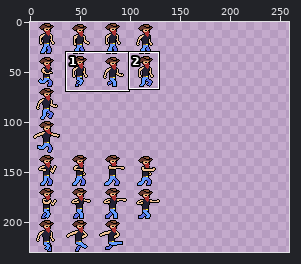
One commit to this sprite sheet: SHMULE/beat_they_arse/assets/sprites/Player/CowboyFinal-Sheet.png. Above: a wide view before the commit, with the close-up outlined.
Close-up. Before:
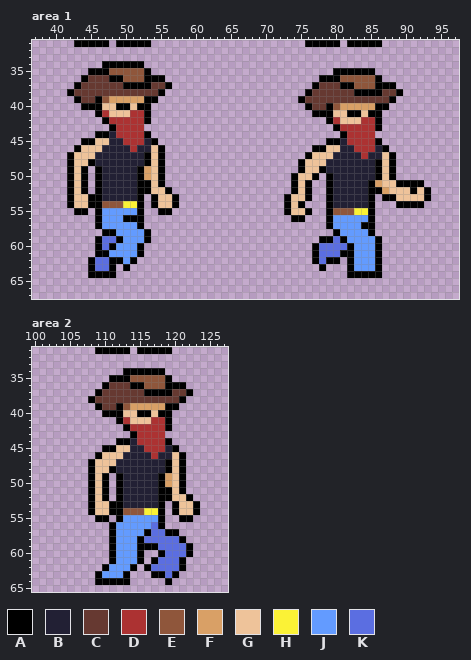
The file is 131x230 pixels. Shown: area 1: x 37..97, y 31..67; area 2: x 100..127, y 31..65. The old version is drawn lined up with the new one, on the new canvas. The wide view leaves out empty margins. The commit also changed other parts of the picture, which this record leaves out.
Palette (. is transparent): A #000000  B #222034  C #663931  D #ac3232  E #8f563b  F #d9a066  G #eec39a  H #fbf236  J #639bff  K #5b6ee1
Pixels before, area 1, first column x 42:
31 .AAAAA.AAAAA......................AAAAA.AAAAA.......
32 ....................................................
33 ....................................................
34 .....AAAAAA.........................................
35 ...AAAEEEEEA..........................AAAAAA........
36 ..ACCCAAEEEAAA......................AAAEEEEEA.......
37 .ACCCCCCAAAACCA....................ACCCAAEEEAAA.....
38 ACCCCCCCCCCCCA....................ACCCCCCAAAACCA....
39 .ACCAEFFFFFAA....................ACCCCCCCCCCCCA.....
40 ..AAAGGAAGAA......................ACCAEFFFFFAA......
41 ....ADGGGDDA.......................AAAGGAAGAA.......
42 .....ADDDDDA.........................ADGGGDDA.......
43 ......ADDDD...........................ADDDDDA.......
44 ....AABDDDDA...........................ADDDD........
45 ..AAGGBBDDDBA........................AABDDDDA.......
46 .AGGGBBBBDBBGA.....................AAGGBBDDDBA......
47 AGGGBBBBBBBAGA....................AGGGBBBBDBBGA.....
48 AGGABBBBBBBAGA...................AGGGBBBBBBBAGA.....
49 AGA.ABBBBBAFGA...................AGGABBBBBBBAGA.....
50 AGA.ABBBBBAFGA..................AGGA.ABBBBBBAGA.....
51 AGA.ABBBBBAAGA..................AGA..ABBBBBAFGGAAAA.
52 AGA.ABBBBBAAGGA.................AGA..ABBBBBAAFGGGAGA
53 AGGAABBBBBA.AGGA...............AGGA..ABBBBBA.AAGGGGA
54 AGGAAEEEHHA.AGGA...............AGA...ABBBBBA...AAAA.
55 .AA.AJJJJJA..AA................AGGA..AEEEHHA........
56 ....AJJJAAA.....................AA...AJJJJJA........
57 ....AJJJJJA..........................AJJJJAA........
58 .....AAJJJJA..........................AJJJJA........
59 ....AKKAJJJA........................AAKAJJJJA.......
60 ....AKAJJJA........................AKKKKAJJJA.......
61 ....AAJJJJA........................AKKKAAJJJA.......
62 ...AKKAAJA.........................AKAA.AJJJA.......
63 ...AKKA.A...........................A...AJJJA.......
64 ...AAAA.................................AAAAA.......
Pixels before, area 2, first column x 108:
31 .AAAAA.AAAAA....
32 ................
33 ................
34 .....AAAAAA.....
35 ...AAAEEEEEA....
36 ..ACCCAAEEEAAA..
37 .ACCCCCCAAAACCA.
38 ACCCCCCCCCCCCA..
39 .ACCAEFFFFFAA...
40 ..AAAGGAAGAA....
41 ....ADGGGDDA....
42 .....ADDDDDA....
43 ......ADDDD.....
44 ....AABDDDDA....
45 ..AAGGBBDDDBA...
46 .AGGGBBBBDBBGA..
47 AGGGBBBBBBBAGA..
48 AGGABBBBBBBAGA..
49 AGA.ABBBBBAFGA..
50 AGA.ABBBBBAFGA..
51 AGA.ABBBBBAAGA..
52 AGA.ABBBBBAAGGA.
53 AGGAABBBBBA.AGGA
54 AGGAAEEEHHA.AGGA
55 .AA.AJJJJJA..AA.
56 ...AJJJJJKA.....
57 ...AJJJJAKKAA...
58 ...AJJJAKKKKKA..
59 ...AJJJAAAKKKKA.
60 ...AJJJA..AKKKA.
61 ...AJJJA.AKKKA..
62 ..AJJJA.AKKKKA..
63 .AJJJA...AAKA...
64 .AAAAA.....A....
And afterwards:
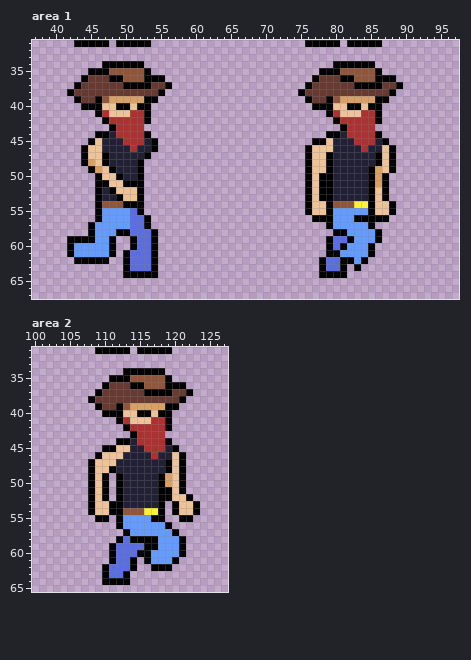
Edits made:
canvas 131x230 -> 263x230
Changed rows in their new state; - is an unchanged pixel.
Area 1:
first column x 42:
34 --------------------------------------AAAAAA--------
35 ------------------------------------AA-EEEEEA-------
36 -----------------------------------ACCCAA----AA-----
37 ----------------------------------AC---CCAAA-CCA----
38 ---------------------------------AC------CCCC-A.----
39 ---------------------------------.A--AEFFFFFAA.-----
40 ----------------------------------.AA-GGAAGA-.------
41 -----------------------------------..-D-GGDD--------
42 -------------------------------------.ADDD----------
43 --------------------------------------.A----.-------
44 -------------------------------------AAB----A-------
45 --.--B-----------------------------AAGB-B---BA------
46 -.A---------A.--------------------AGG-B--B-B-GA-----
47 ..A-GA------..-----------------------A----B-A-------
48 ..AFGA----A...-------------------.A--A--------------
49 ...AFGA----...-------------------.A-GA-----AF-------
50 ...--GGA---...------------------..AGA------AFA.-----
51 ...--AGGAA-...------------------..-GA--------A.....-
52 ...---AGGG-....-----------------..-GA-------GA......
53 ....---AGG--....---------------...-GA-------G-......
54 ....----AA--....---------------...AGG-EEEHH-GGA....-
55 -..------K---..----------------...-GG-JJJJJ-GGA-----
56 --------JKKA--------------------..-AA----AA-AA------
57 ---AJ----KKA------------------------------J---------
58 ---AJJJAAKKKA--------------------------A---JA-------
59 AAAAJJA..AKKA-----------------------.--KA-----------
60 AJJJJJ-..AKKA----------------------..A-AJ--A.-------
61 AJJJJJA.AKKKA----------------------..AAJJ--A.-------
62 -AA-AA..AKKKA----------------------.AKKA--A..-------
63 ---....--KKKA------------------------KKA.A...-------
64 ---....-AAAAA-----------------------AAAA.....-------
Area 2:
first column x 109:
55 --------A-----
56 --.A----JJA---
57 --..A--JJJJ---
58 --.AKA-AAJJJ--
59 ---KKKK--JJJA.
60 ---KKK-AJJJJA.
61 ---KKA.AJJJA.-
62 --KKK--.AAA..-
63 .AKK----....--
64 .---------.---
Pixel boxes of the changes (left, top, right, bottom) in both close-ups:
changed: (284, 61, 431, 278)
changed: (67, 138, 179, 278)
changed: (95, 515, 193, 585)
